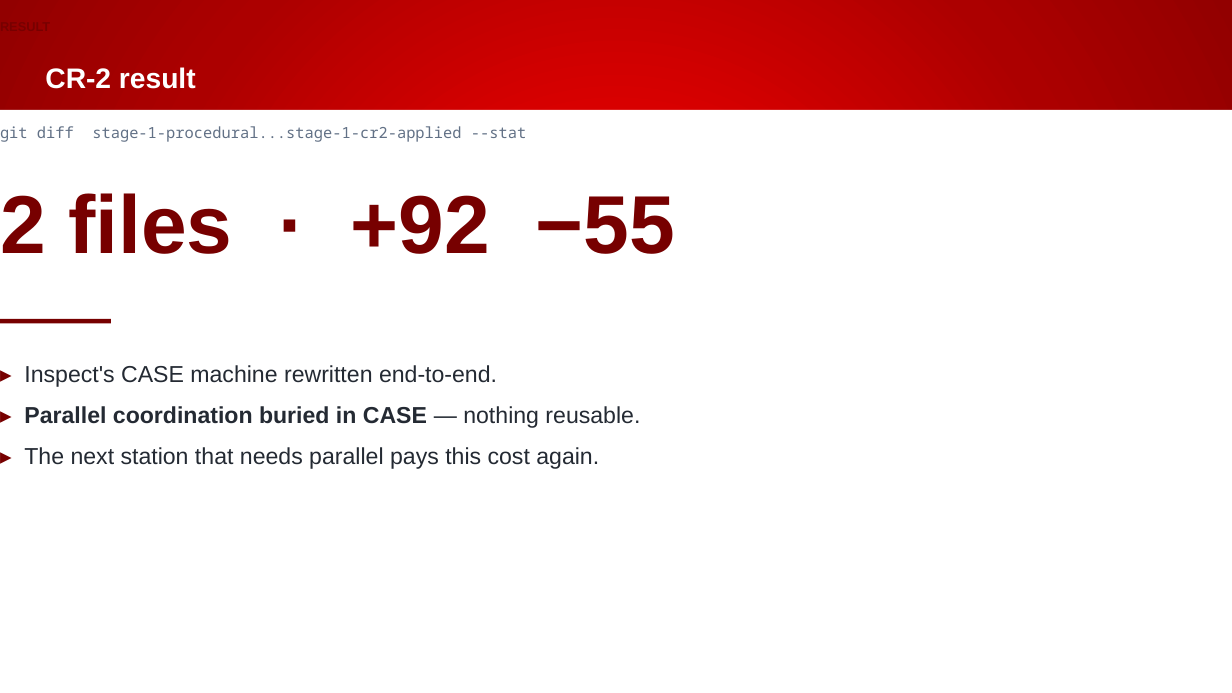
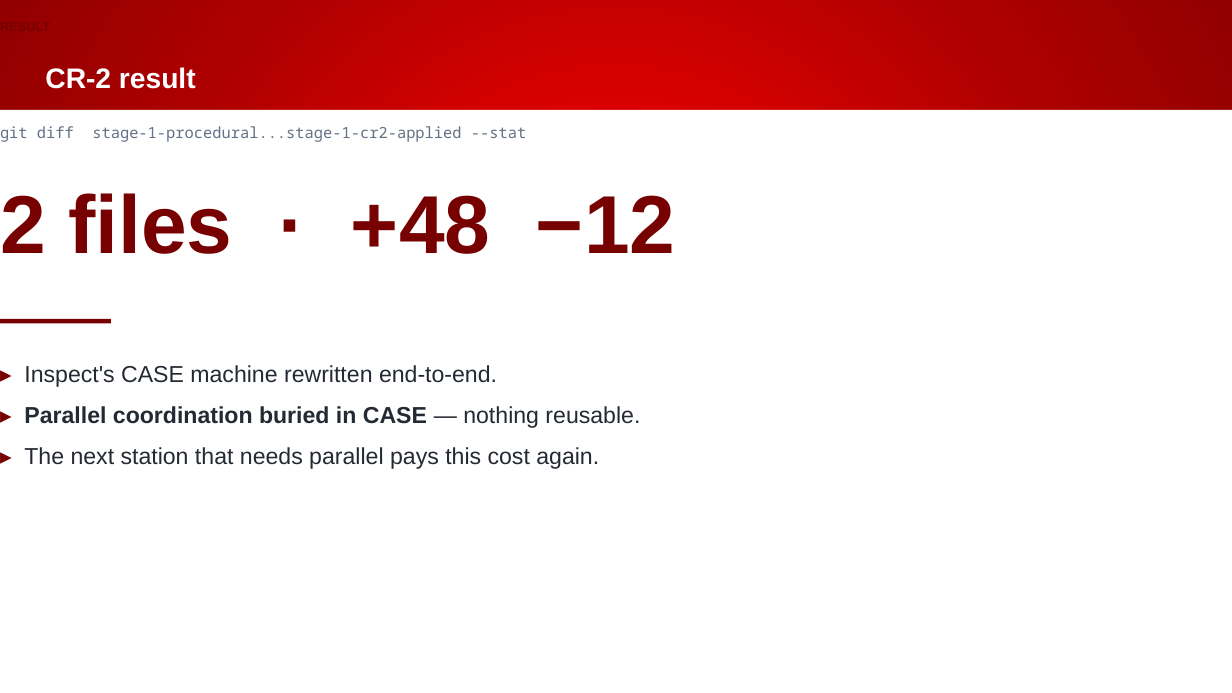
Before and after one commit to Beckhoff-USA-Community/Procedural_To_SOLID, a slide deck: slide 26 of presentation/NEM2026_workshop.pptx. Drawn at 1232x693 pixels with LibreOffice and Linux fonts; fonts in the diff are those of the drawing; background and template pictures are left out. Boxes give left, top, right and bottom in pixels: in the first picture for what was removed or moved away, otherwise in the second. Text is boxed around its words. In the diff, an @@ line names an element or a change of style, - is before the commit and + after.

```diff
--- a/presentation/NEM2026_workshop.pptx
+++ b/presentation/NEM2026_workshop.pptx
@@ text at <box>0,193,675,254</box>: text changed @@
-2 files · +92 −55
+2 files · +48 −12
```
Also in this commit, not shown: 20 other slides changed, 1 slide added, 1 slide removed.
